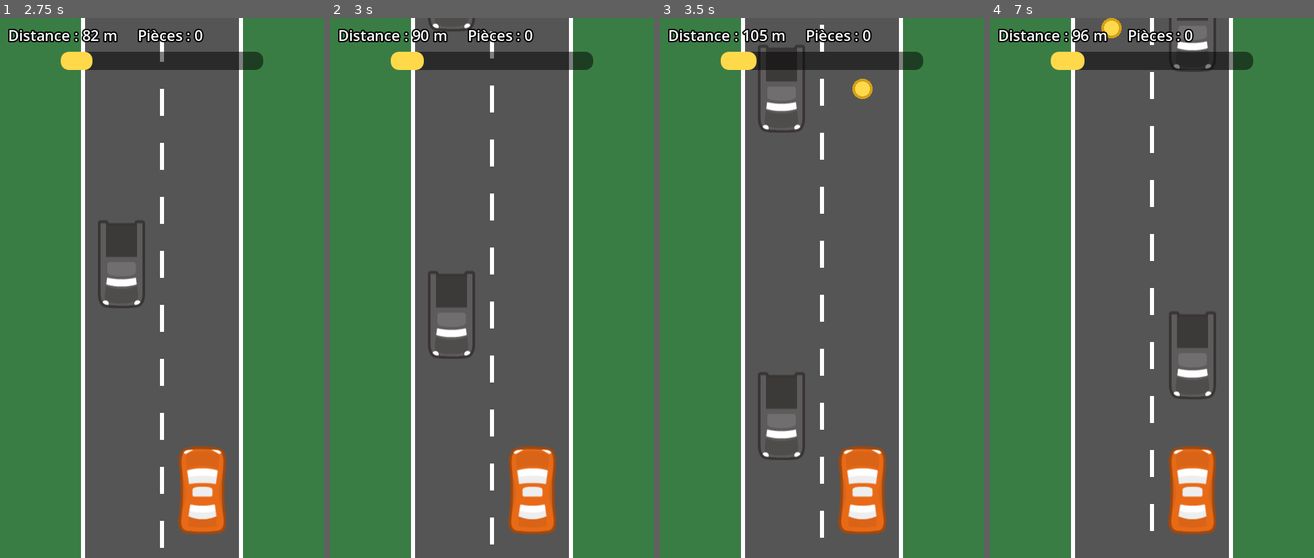
Above: before the commit, frames 1-4 (left to right).
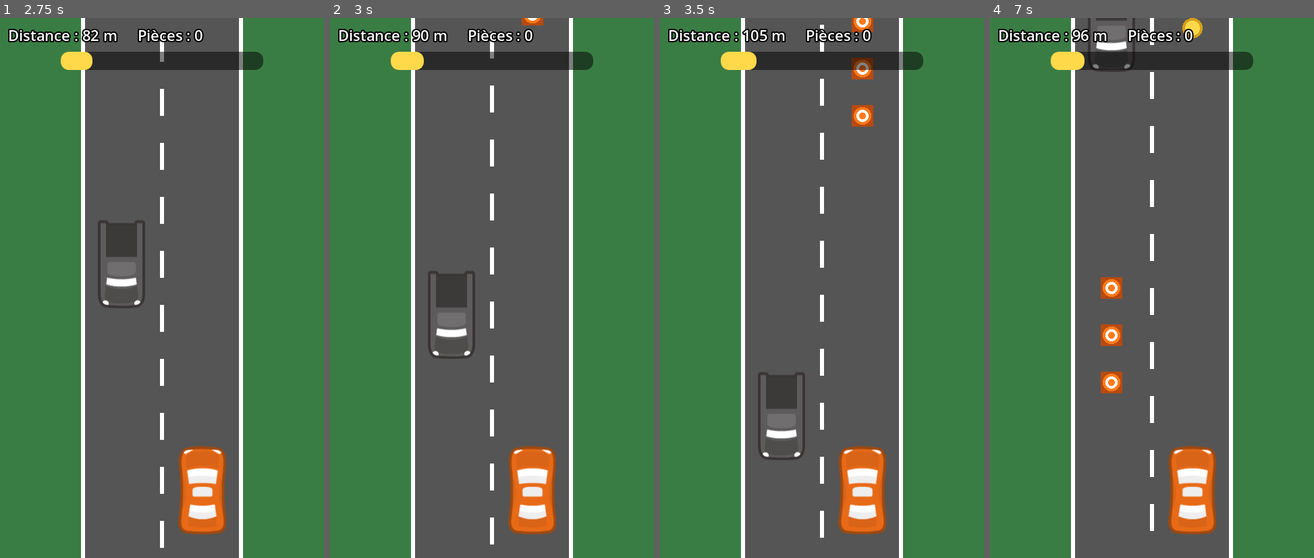
Above: after the commit, the same moments.

Repository: cyborg-core12/DodgeCars-
Game: Godot game, scene res://scenes/main.tscn
The game is run twice, just before and just after one commit, with the same random seed, the same clock (stepped at 60 frames per second) and the same inputs.
Inputs:
- Up to frame 1 (2.75 s): tap Enter (ui_accept) at 0.5, 0.77, 1.25, 1.52 s; hold Right (ui_right) 0.53-1.28 s; hold Left (ui_left) 1.28-2.03 s; hold Right (ui_right) from 2.03 s (still down)
- Up to frame 2 (3 s): keep holding Right (ui_right)
- Up to frame 3 (3.5 s): keep holding Right (ui_right); tap Enter (ui_accept) at 3.02 s
- Up to frame 4 (7 s): release Right (ui_right) at 3.53 s; hold Left (ui_left) 3.53-5.78 s; tap Enter (ui_accept) at 3.77, 4.52, 5, 6.02, 6.77 s; hold Right (ui_right) from 5.78 s (still down)

Frame 1 is identical in both runs. In frame 2, 0.2% of the frame differs, in the area x 30-66%, y 0-3%; in frame 3, 1.8%; in frame 4, 3.2%, in the area x 30-70%, y 0-71%.

Commit message:
Ajout de nouveaux obstacles

Diff:
--- /dev/null
+++ b/scenes/cone.tscn
@@ -0,0 +1,12 @@
+[gd_scene format=3 uid="uid://ce08jia87d2r5"]
+
+[ext_resource type="Script" uid="uid://cybjuuahwttff" path="res://scripts/cone.gd" id="1_04qlx"]
+
+[sub_resource type="CircleShape2D" id="CircleShape2D_7ck5e"]
+radius = 14.0
+
+[node name="Cone" type="Area2D" unique_id=1900981383]
+script = ExtResource("1_04qlx")
+
+[node name="CollisionShape2D" type="CollisionShape2D" parent="." unique_id=1448692670]
+shape = SubResource("CircleShape2D_7ck5e")
--- /dev/null
+++ b/scripts/cone.gd
@@ -0,0 +1,29 @@
+extends Area2D
+
+var speed = 300.0
+
+func _ready():
+
+	# Même groupe que les voitures : le toucher fait perdre
+
+	add_to_group("enemies")
+
+func _process(delta):
+
+	position.y += speed * delta
+
+	if position.y > 900:
+
+		queue_free()
+
+func _draw():
+
+	# Cône de chantier vu du dessus
+
+	draw_rect(Rect2(-16, -16, 32, 32), Color("b84a10"))
+
+	draw_circle(Vector2.ZERO, 13, Color("ff7a1a"))
+
+	draw_circle(Vector2.ZERO, 9, Color.WHITE)
+
+	draw_circle(Vector2.ZERO, 5, Color("ff7a1a"))
--- a/scripts/main.gd
+++ b/scripts/main.gd
@@ -2,6 +2,7 @@
 
 var enemy_scene = preload("res://scenes/enemy.tscn")
 var coin_scene = preload("res://scenes/coin.tscn")
+var cone_scene = preload("res://scenes/cone.tscn")
 
 var lanes = [180, 300]
 var enemy_speed = 300.0
@@ -113,7 +114,13 @@
 		line_offset -= 80
 	queue_redraw()
 
+
 func spawn_enemy():
+	# Une chance sur quatre d'avoir une zone de chantier
+	if randf() < 0.25:
+		spawn_cones()
+		return
+
 	var enemy_lane = lanes.pick_random()
 	var enemy = enemy_scene.instantiate()
 	enemy.position = Vector2(enemy_lane, -100)
@@ -128,6 +135,16 @@
 		coin.position = Vector2(free_lanes.pick_random(), -100)
 		coin.speed = enemy_speed
 		add_child(coin)
+
+func spawn_cones():
+	var lane = lanes.pick_random()
+	# Rangée de 3 cônes dans la même voie
+	for i in 3:
+		var cone = cone_scene.instantiate()
+		cone.position = Vector2(lane, -60 - i * 70)
+		cone.speed = enemy_speed
+		add_child(cone)
+
 
 func _on_coin_collected():
 	coins += 1
Not shown, added: scripts/cone.gd.uid
